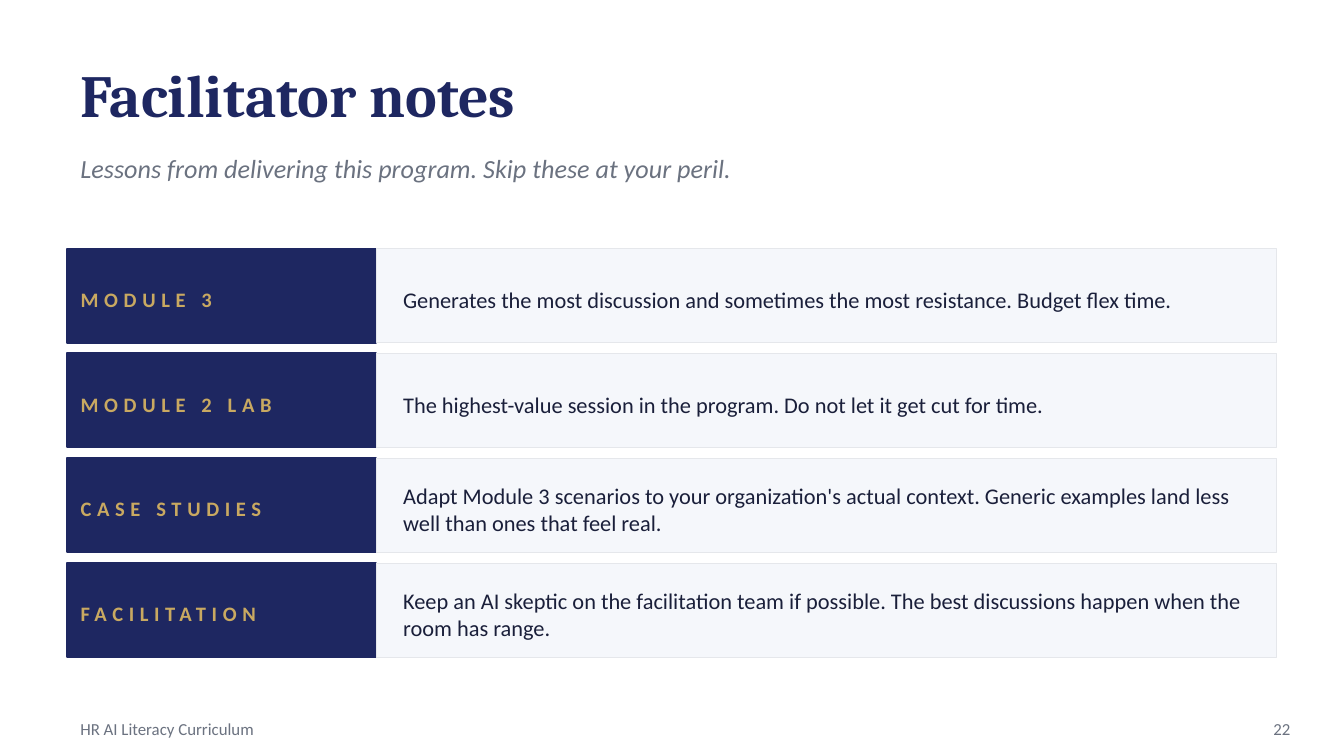
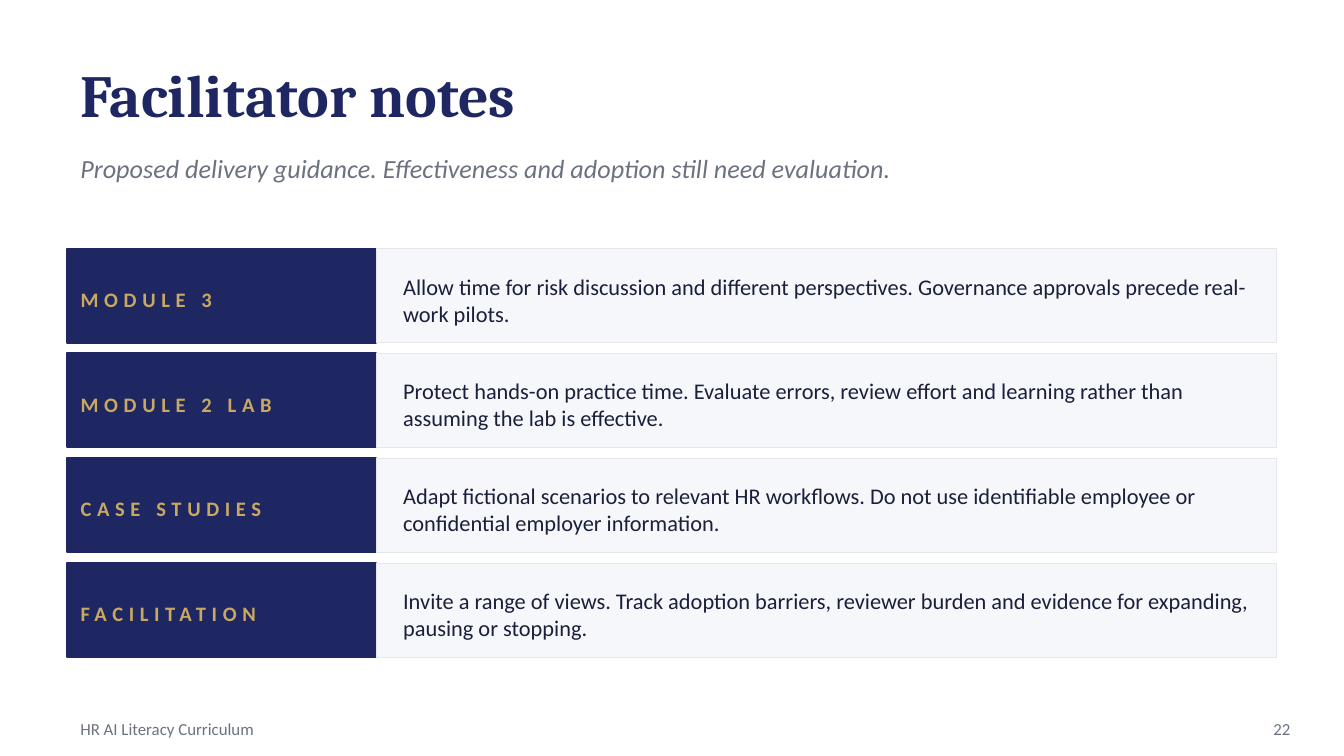
Before and after one commit to ellehelvig/hr-ai-transformation-playbook, a slide deck: slide 22 of 04-enablement/HR-AI-Literacy-Curriculum.pptx. Drawn at 1344x756 pixels with LibreOffice and Linux fonts; fonts in the diff are those of the drawing. Boxes give left, top, right and bottom in pixels: in the first picture for what was removed or moved away, otherwise in the second. Text is boxed around its words. In the diff, an @@ line names an element or a change of style, - is before the commit and + after.

```diff
--- a/04-enablement/HR-AI-Literacy-Curriculum.pptx
+++ b/04-enablement/HR-AI-Literacy-Curriculum.pptx
@@ text at (80,160,890,183): text changed @@
-Lessons from delivering this program. Skip these at your peril.
+Proposed delivery guidance. Effectiveness and adoption still need evaluation.
@@ text at (403,279,1245,326): text changed @@
-Generates the most discussion and sometimes the most resistance. Budget flex time.
+Allow time for risk discussion and different perspectives. Governance approvals precede real-work pilots.
@@ text at (403,383,1183,430): text changed @@
-The highest-value session in the program. Do not let it get cut for time.
+Protect hands-on practice time. Evaluate errors, review effort and learning rather than assuming the lab is effective.
@@ text at (403,488,1196,535): text changed @@
-Adapt Module 3 scenarios to your organization's actual context. Generic examples land less well than ones that feel real.
+Adapt fictional scenarios to relevant HR workflows. Do not use identifiable employee or confidential employer information.
@@ text at (403,593,1248,640): text changed @@
-Keep an AI skeptic on the facilitation team if possible. The best discussions happen when the room has range.
+Invite a range of views. Track adoption barriers, reviewer burden and evidence for expanding, pausing or stopping.
```
Also in this commit, not shown: 11 other slides changed, 9 other files.
